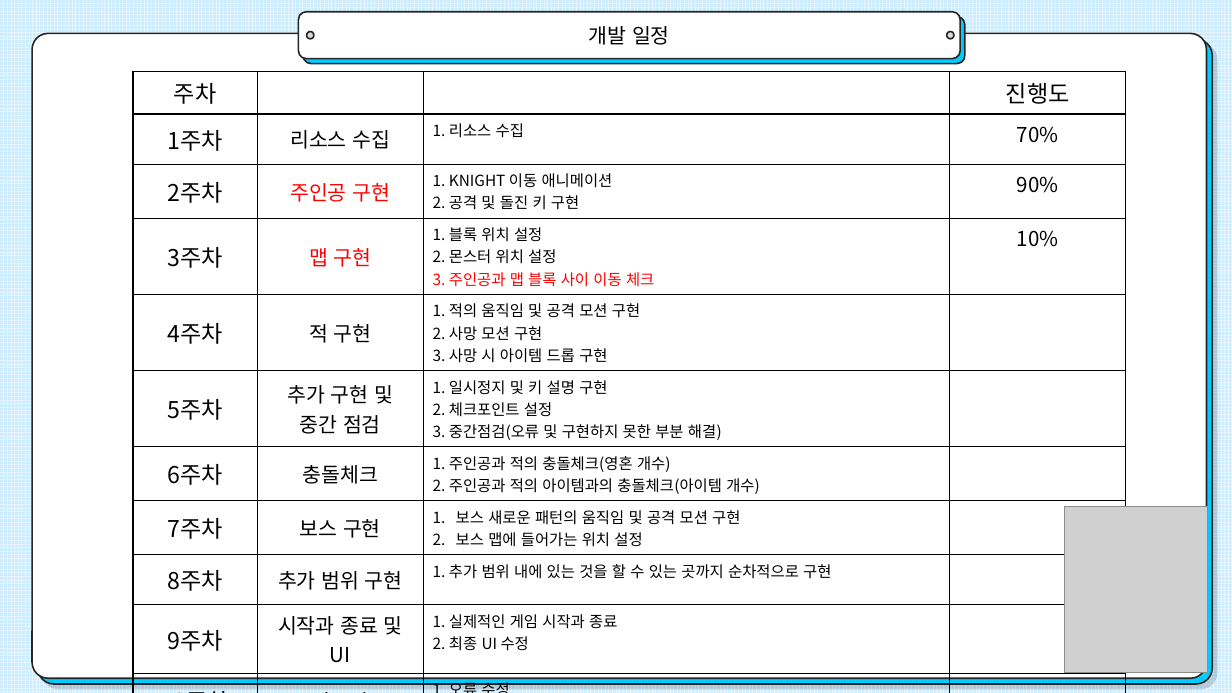
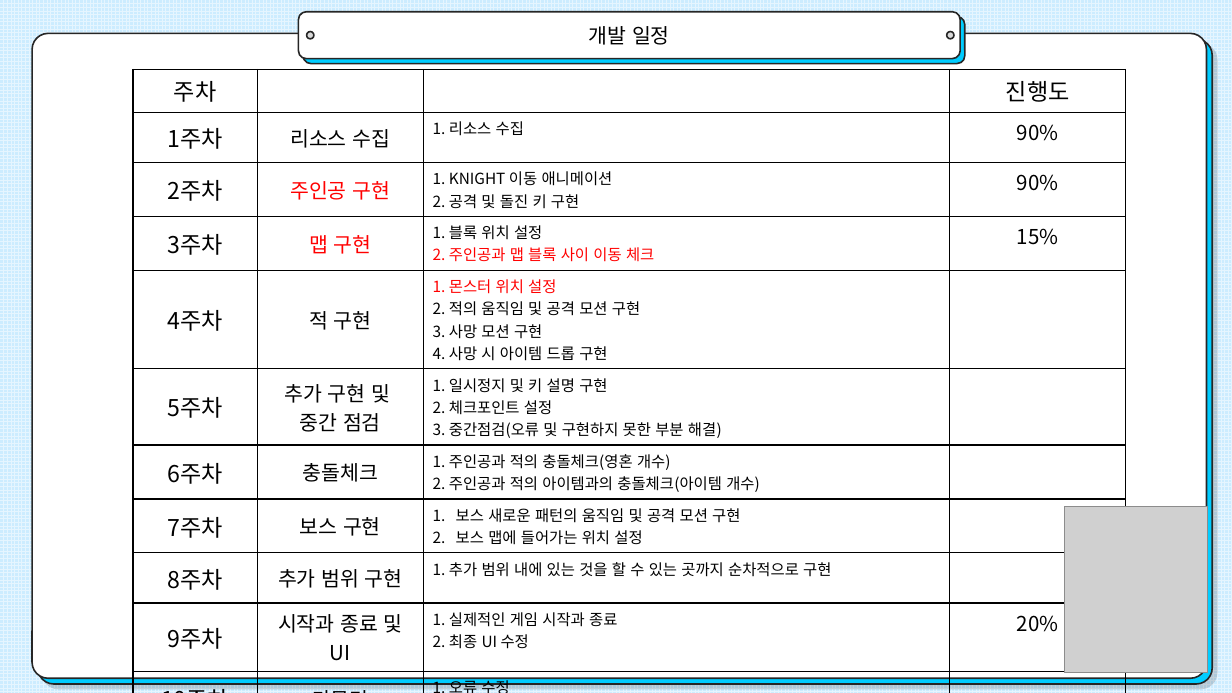
Before and after one commit to yeonii01/2DGP_Project, a slide deck: slide 2 of 프로젝트 2차 발표/프로젝트 2차 발표 ppt.pptx. Drawn at 1232x693 pixels with LibreOffice and Linux fonts; fonts in the diff are those of the drawing; grey boxes stand for pictures. Boxes give left, top, right and bottom in pixels: in the first picture for what was removed or moved away, otherwise in the second. Text is boxed around its words. In the diff, an @@ line names an element or a change of style, - is before the commit and + after.

Commit message:
맵 바닥 구현

```diff
--- a/프로젝트 2차 발표/프로젝트 2차 발표 ppt.pptx
+++ b/프로젝트 2차 발표/프로젝트 2차 발표 ppt.pptx
@@ table at (133,69,1127,665) @@
-row 2, column 4: 70%
+row 2, column 4: 90%
-row 4, column 3: 1. 블록 위치 설정 / 2. 몬스터 위치 설정 / 3. 주인공과 맵 블록 사이 이동 체크
+row 4, column 3: 1. 블록 위치 설정 / 2. 주인공과 맵 블록 사이 이동 체크
-row 4, column 4: 10%
+row 4, column 4: 15%
-row 5, column 3: 1. 적의 움직임 및 공격 모션 구현 / 2. 사망 모션 구현 / 3. 사망 시 아이템 드롭 구현
+row 5, column 3: 1. 몬스터 위치 설정 / 2. 적의 움직임 및 공격 모션 구현 / 3. 사망 모션 구현 / 4. 사망 시 아이템 드롭 구현
-row 6, column 2: 추가 구현 및 중간 점검
+row 6, column 2: 추가 구현 및 / 중간 점검
-row 10, column 4: 
+row 10, column 4: 20%
```
Also in this commit, not shown: 2 other files.
